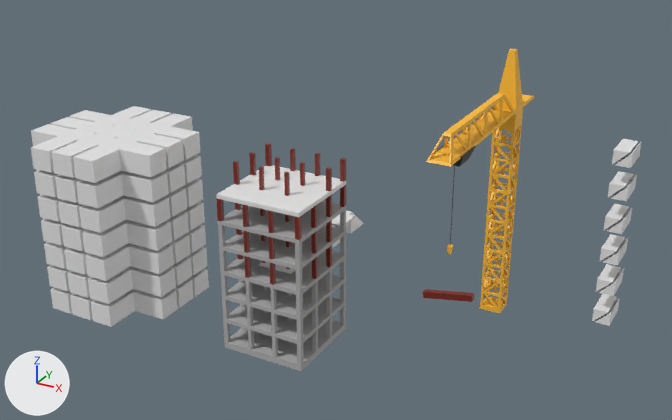
One commit to the FBX model Assets/Prefab/Modélisations/Grue.fbx: the scene before it, then after it.
Camera for both pictures: a 50 mm camera at (78.6, -124.1, 76.0) aimed at (3.9, 11.9, 8.0). Every picture has the same lights, and +X, +Y and +Z are marked at lower left. Where no turn or scale is listed for an object, it has been applied to the vertices.

The older version as bpy lines, for what is in view:
```python
me_cube_008 = bpy.data.meshes.new('Cube.008')
me_cube_008.from_pydata(...)  # 840 vertices, 896 faces; spans x -13.9..13.9, y -13.9..13.9, z -2.0..30.5
me_cube_009 = bpy.data.meshes.new('Cube.009')
me_cube_009.from_pydata(...)  # 940 vertices, 1130 faces; spans x -8.0..8.0, y -8.0..8.0, z -17.0..16.8
# faces by material slot: [815, 216, 99]
me_cube_009.materials.append(mat_material_001)  # grey #adadad
me_cube_009.materials.append(mat_material_002)  # dark red #792214
me_cube_009.materials.append(mat_material_003)  # white #e7e7e7
me_cube_012 = bpy.data.meshes.new('Cube.012')
me_cube_012.from_pydata(...)  # 909 vertices, 372 faces; spans x -2.0..2.0, y -2.0..2.0, z -20.0..30.6
me_cube_012.materials.append(mat_material_004)  # orange #ffbd30
me_cube_014 = bpy.data.meshes.new('Cube.014')
me_cube_014.from_pydata(...)  # 72 vertices, 60 faces; spans x -1.6..1.6, y -3.2..3.2, z -16.4..16.4
me_cube_041 = bpy.data.meshes.new('Cube.041')
me_cube_041.from_pydata(...)  # 56 vertices, 42 faces; spans x -3.8..3.8, y -3.9..23.2, z 0.8..3.9
ob_basegrue = bpy.data.objects.new('BaseGrue', me_cube_012)
ob_basegrue.location = (29.1, 29.3, 6.2)
ob_batimentconstru = bpy.data.objects.new('BatimentConstru', me_cube_009)
ob_batimentconstru.location = (0.0, 0.0, 3.2)
ob_cube_003 = bpy.data.objects.new('Cube.003', me_cube_014)
ob_cube_003.location = (50.3, 29.2, 6.5)
ob_cube_004 = bpy.data.objects.new('Cube.004', me_cube_041)
ob_cube_004.location = (0.0, 0.0, 0.0)
ob_cube_005 = bpy.data.objects.new('Cube.005', me_cube_008)
ob_cube_005.location = (-36.3, 0.0, -10.5)
# also in view: 'Cube' at (29.2, 4.5, 12.9); 'HautGrue' at (29.1, 17.7, 28.2)
```
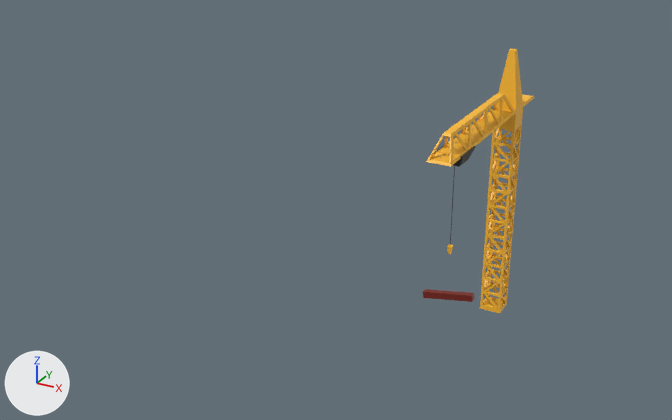
Where the change shows, as pixel boxes [x1, y1, x2, y2] in the pictures (672 x 420 px):
'Cube.005', deleted
    before: [31, 106, 209, 327]
'BatimentConstru', deleted
    before: [216, 143, 346, 371]
    faces in mat_material_001 (grey #adadad): [218, 201, 346, 371]
    faces in mat_material_002 (dark red #792214): [216, 143, 346, 285]
    faces in mat_material_003 (white #e7e7e7): [216, 165, 346, 217]
'Cube.003', deleted
    before: [592, 139, 641, 326]
'Cube.004', deleted
    before: [259, 211, 364, 274]

Diff of the bpy script that builds the scene:
```diff
--- a/Assets/Prefab/Modélisations/Grue.fbx.py
+++ b/Assets/Prefab/Modélisations/Grue.fbx.py
@@ ob_cube_004 @@
-ob_cube_004 = bpy.data.objects.new('Cube.004', me_cube_041)
-ob_cube_004.location = (0.0, 0.0, 0.0)
@@ ob_cube_003 @@
-ob_cube_003 = bpy.data.objects.new('Cube.003', me_cube_014)
-ob_cube_003.location = (50.3, 29.2, 6.5)
@@ ob_batimentconstru @@
-ob_batimentconstru = bpy.data.objects.new('BatimentConstru', me_cube_009)
-ob_batimentconstru.location = (0.0, 0.0, 3.2)
@@ ob_cube_005 @@
-ob_cube_005 = bpy.data.objects.new('Cube.005', me_cube_008)
-ob_cube_005.location = (-36.3, 0.0, -10.5)
```
